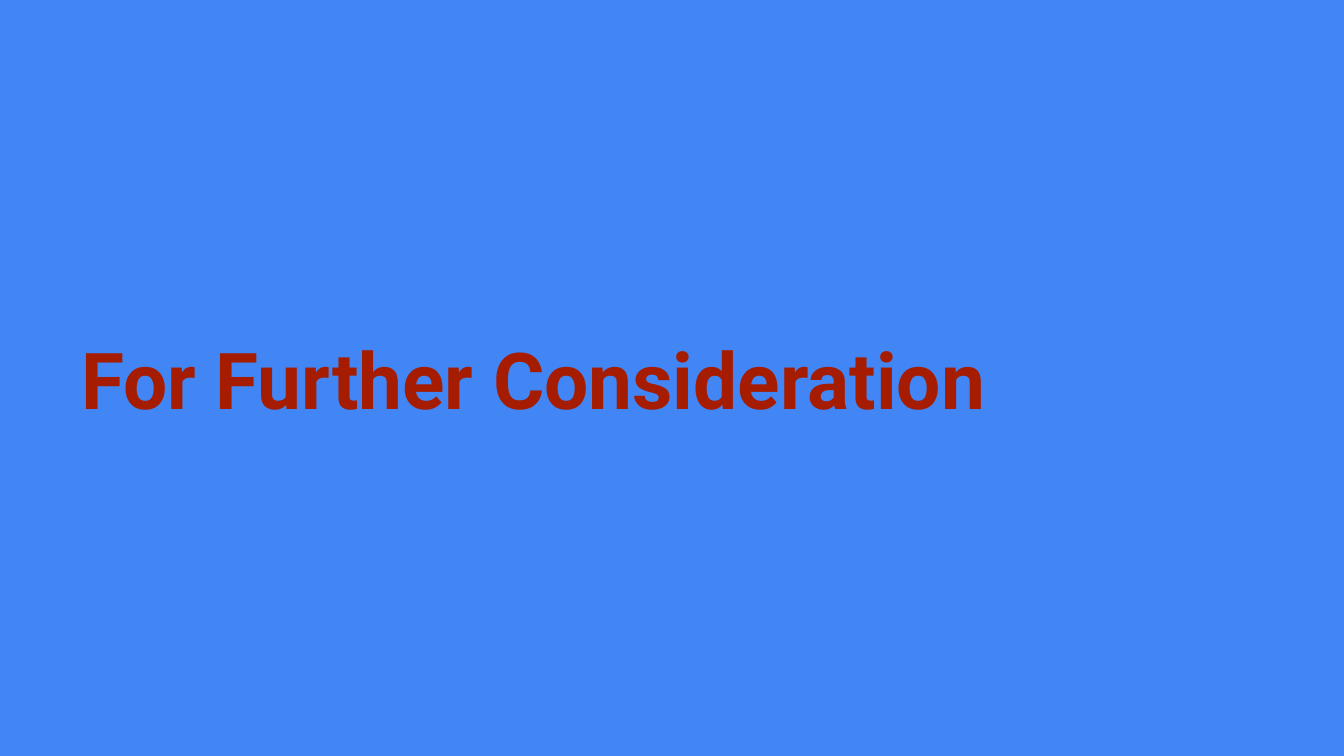
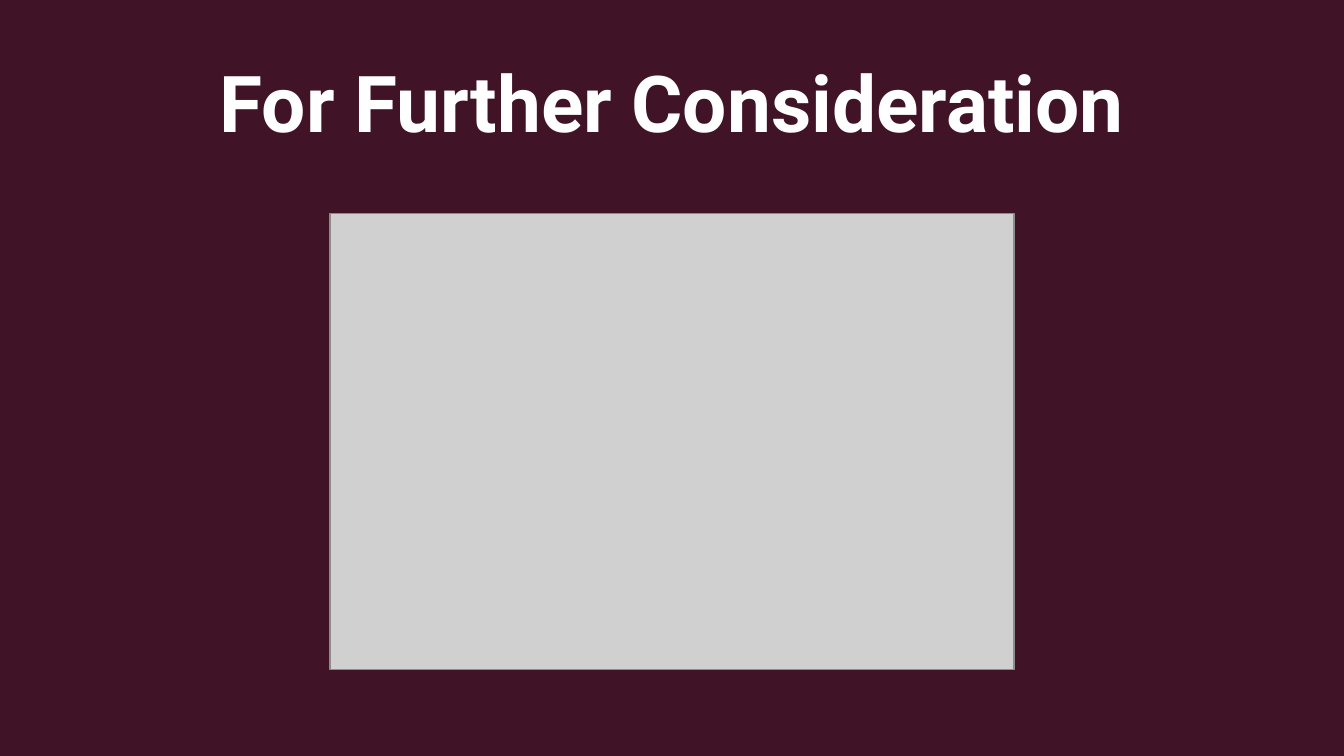
Before and after one commit to JGILINGER7/heart_disease_risk, a slide deck: slide 11 of presentation/Initial Presentation.pptx (slide 15 before the commit). Drawn at 1344x756 pixels with LibreOffice and Linux fonts; fonts in the diff are those of the drawing; grey boxes stand for pictures. Boxes give left, top, right and bottom in pixels: in the first picture for what was removed or moved away, otherwise in the second. Text is boxed around its words. In the diff, an @@ line names an element or a change of style, - is before the commit and + after.

```diff
--- a/presentation/Initial Presentation.pptx
+++ b/presentation/Initial Presentation.pptx
@@ background #4285F4 to #411326 @@
@@ title "For Further Consideration": place and size @@
-title "For Further Consideration" at (81,350,985,410)
+title "For Further Consideration" at (220,73,1124,133)
@@ title "For Further Consideration" at (220,73,1124,133): text colour #A61C00 to #FFFFFF; alignment left to centre @@
@@ picture added at (331,214,1015,671) @@
```
Also in this commit, not shown: 6 other slides changed, 6 slides added, 9 slides removed.
